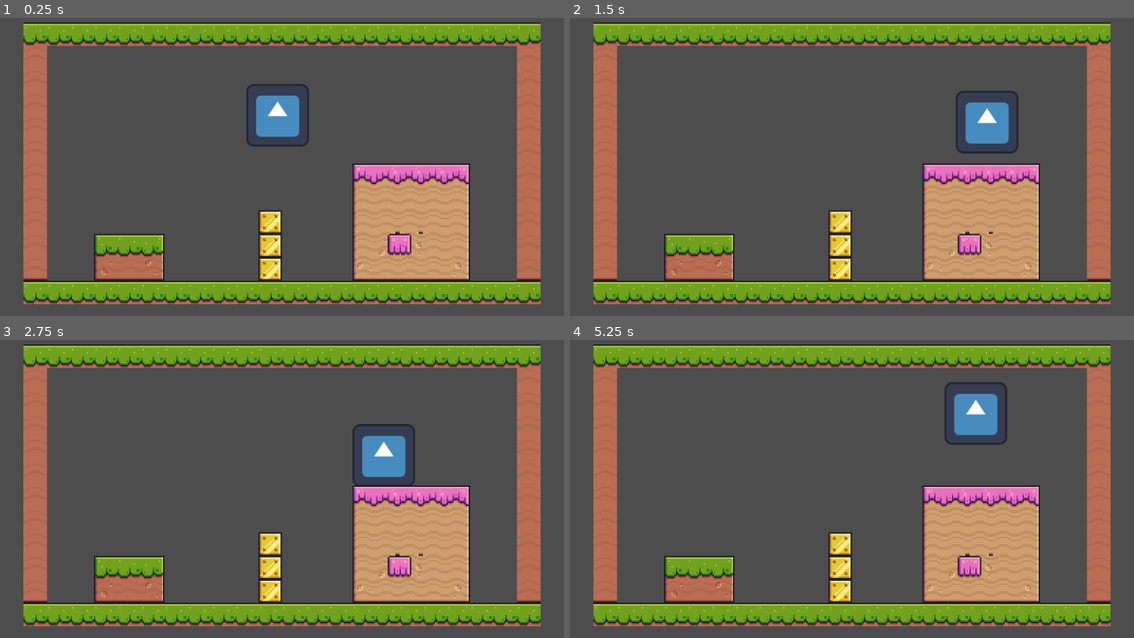
Above: before the commit, frames 1-4 (two rows, left to right).
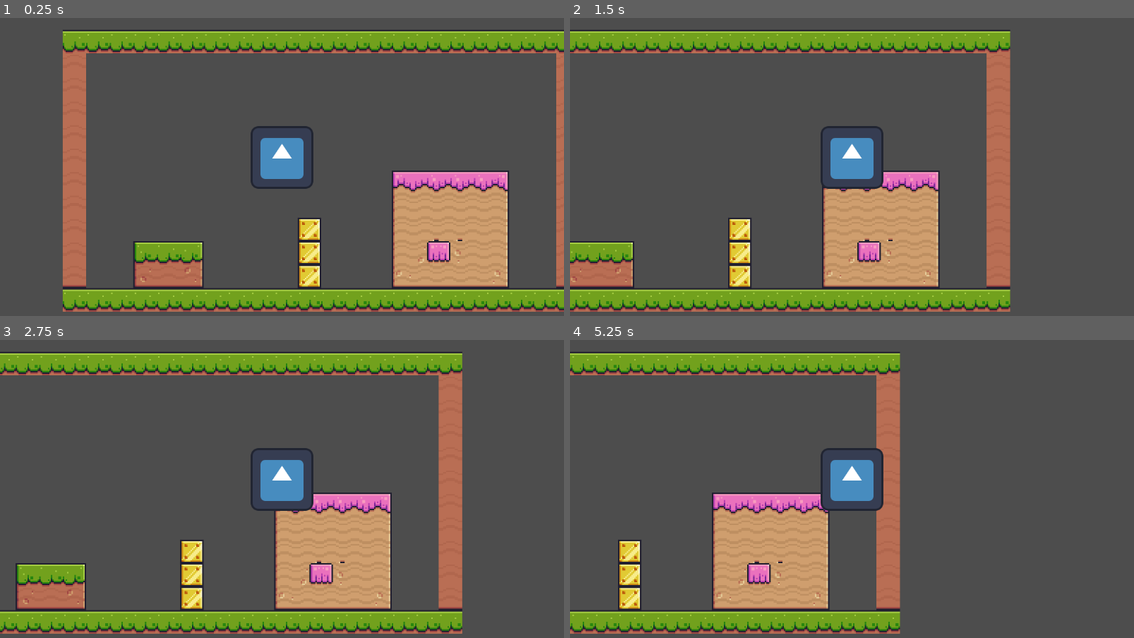
Above: after the commit, the same moments.

Repository: Zazvok/futuristic-strategy-game
Game: Godot game, scene res://scenes/main.tscn
The game is run twice, just before and just after one commit, with the same random seed, the same clock (stepped at 60 frames per second) and the same inputs. The engine's default icon, where the game draws it, is replaced by a stand-in: a white triangle on a blue panel in a dark square.
Inputs:
- Up to frame 1 (0.25 s): no input
- Up to frame 2 (1.5 s): tap Enter (ui_accept) at 0.5, 0.6, 0.77, 1.07, 1.35 s; hold D (moveRight) from 0.53 s (still down)
- Up to frame 3 (2.75 s): tap Enter (ui_accept) at 1.52, 1.82, 2.1 s; release D (moveRight) at 2.03 s; hold A (moveLeft) from 2.03 s (still down)
- Up to frame 4 (5.25 s): release A (moveLeft) at 2.78 s; hold D (moveRight) 2.78-4.28 s; tap Enter (ui_accept) at 2.85, 3.02, 3.32, 3.6, 3.77, 4.07, 4.35, 4.52, 4.82, 5.1 s; hold A (moveLeft) 4.28-5.03 s; hold D (moveRight) from 5.03 s (still down)

The runs differ from the first frame. In frame 1, 41% of the frame differs, in the area x 4-100%, y 1-99%; in frame 2, 43%; in frame 3, 42%; in frame 4, 47%, in the area x 0-96%, y 1-99%.

Commit message:
camera movement

Diff:
--- a/scenes/character.gd
+++ b/scenes/character.gd
@@ -2,27 +2,29 @@
 
 
 const SPEED = 300.0
-const JUMP_VELOCITY = -700.0
+const JUMP_VELOCITY = -400.0
 
 # Get the gravity from the project settings to be synced with RigidBody nodes.
-var gravity = ProjectSettings.get_setting("physics/2d/default_gravity")
 
 
 func _physics_process(delta):
 	# Add the gravity.
-	if not is_on_floor():
-		velocity.y += gravity * delta
+
 
 	# Handle jump.
-	if Input.is_action_just_pressed("ui_accept") and is_on_floor():
-		velocity.y = JUMP_VELOCITY
+
 
 	# Get the input direction and handle the movement/deceleration.
 	# As good practice, you should replace UI actions with custom gameplay actions.
-	var direction = Input.get_axis("moveLeft", "moveRight")
-	if direction:
-		velocity.x = direction * SPEED
+	var directionX = Input.get_axis("moveLeft", "moveRight")
+	if directionX:
+		velocity.x = directionX * SPEED
 	else:
-		velocity.x = move_toward(velocity.x, 0, 10)
+		velocity.x = move_toward(velocity.x, 0, 12)
+	var directionY = Input.get_axis("moveUp","moveDown")
+	if directionY:
+		velocity.y = directionY * SPEED
+	else:
+		velocity.y = move_toward(velocity.y,0,12)
 
 	move_and_slide()
--- a/scenes/character.tscn
+++ b/scenes/character.tscn
@@ -1,17 +1,12 @@
-[gd_scene load_steps=4 format=3 uid="uid://b0t427rnpsyeg"]
+[gd_scene load_steps=3 format=3 uid="uid://b0t427rnpsyeg"]
 
 [ext_resource type="Script" path="res://scenes/character.gd" id="1_4ww5q"]
 [ext_resource type="Texture2D" uid="uid://cba3mncax77vf" path="res://icon.svg" id="1_5kmf1"]
 
-[sub_resource type="RectangleShape2D" id="RectangleShape2D_ruwdg"]
-size = Vector2(126, 121)
-
 [node name="CharacterBody2D" type="CharacterBody2D"]
 script = ExtResource("1_4ww5q")
 
-[node name="CollisionShape2D" type="CollisionShape2D" parent="."]
-position = Vector2(-1, 0.5)
-shape = SubResource("RectangleShape2D_ruwdg")
-
 [node name="Sprite2D" type="Sprite2D" parent="."]
 texture = ExtResource("1_5kmf1")
+
+[node name="Camera2D" type="Camera2D" parent="."]
--- a/scenes/main.tscn
+++ b/scenes/main.tscn
@@ -471,12 +471,12 @@
 
 [node name="Node2D" type="Node2D"]
 
-[node name="CharacterBody2D" parent="." instance=ExtResource("1_04dyw")]
-position = Vector2(567, 205)
-
 [node name="TileMap" type="TileMap" parent="."]
 texture_filter = 1
 scale = Vector2(3, 3)
 tile_set = SubResource("TileSet_10715")
 format = 2
 layer_0/tile_data = PackedInt32Array(1441845, 458752, 0, 1507380, 458752, 0, 1572915, 458752, 0, 1572914, 458752, 0, 16 …(2005 unchanged characters)…
+
+[node name="CharacterBody2D" parent="." instance=ExtResource("1_04dyw")]
+position = Vector2(496, 309)
